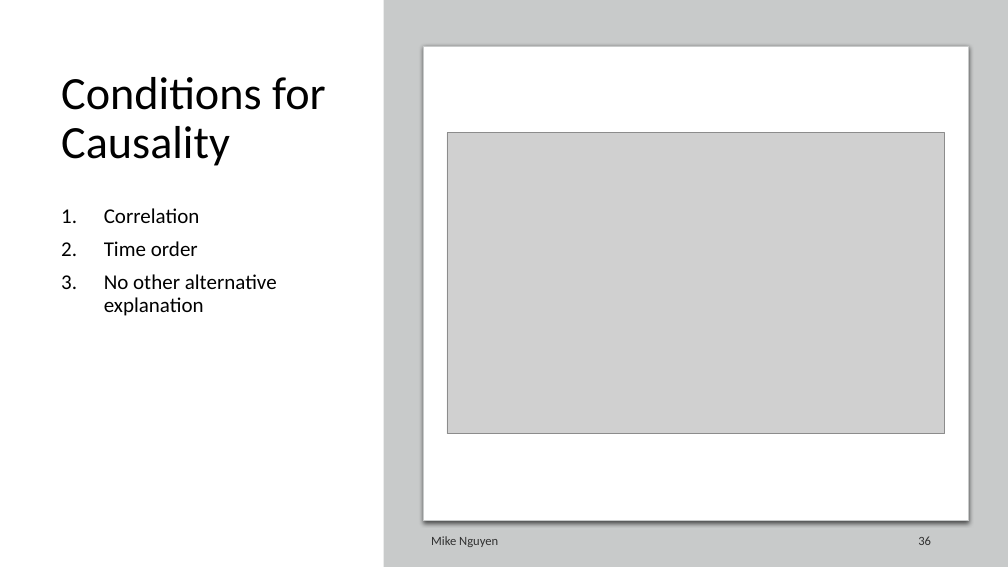
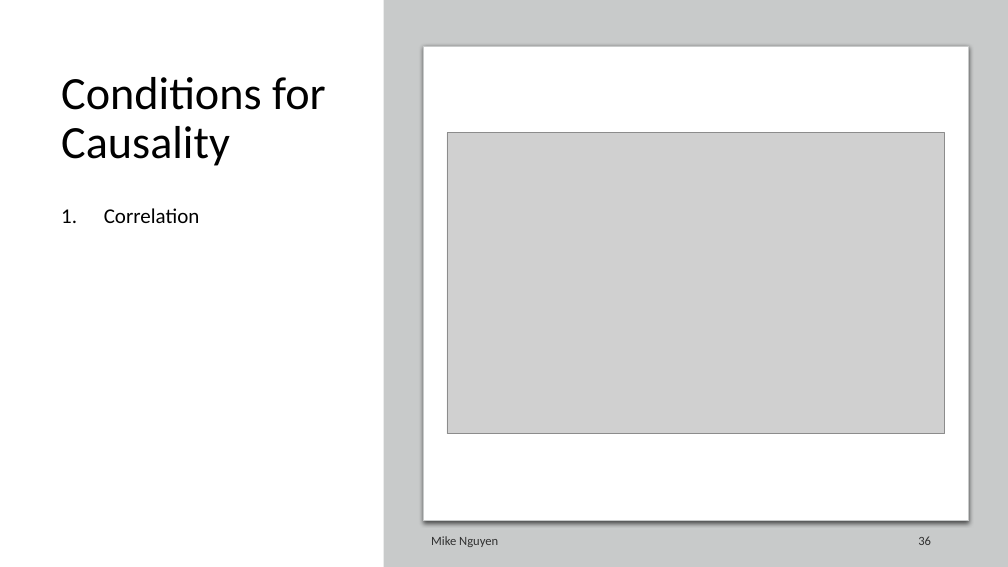
Before and after one commit to mikenguyen13/mar4050_S23_2, a slide deck: slide 36 of lectures/3/1_Research Design.pptx. Drawn at 1008x567 pixels with LibreOffice and Linux fonts; fonts in the diff are those of the drawing; grey boxes stand for pictures. Boxes give left, top, right and bottom in pixels: in the first picture for what was removed or moved away, otherwise in the second. Text is boxed around its words. In the diff, an @@ line names an element or a change of style, - is before the commit and + after.

```diff
--- a/lectures/3/1_Research Design.pptx
+++ b/lectures/3/1_Research Design.pptx
@@ text at <box>104,241,277,316</box>: paragraphs removed @@
-2. Time order
-3. No other alternative explanation
```
Also in this commit, not shown: 8 other slides changed, 4 slides added, 1 slide removed.
